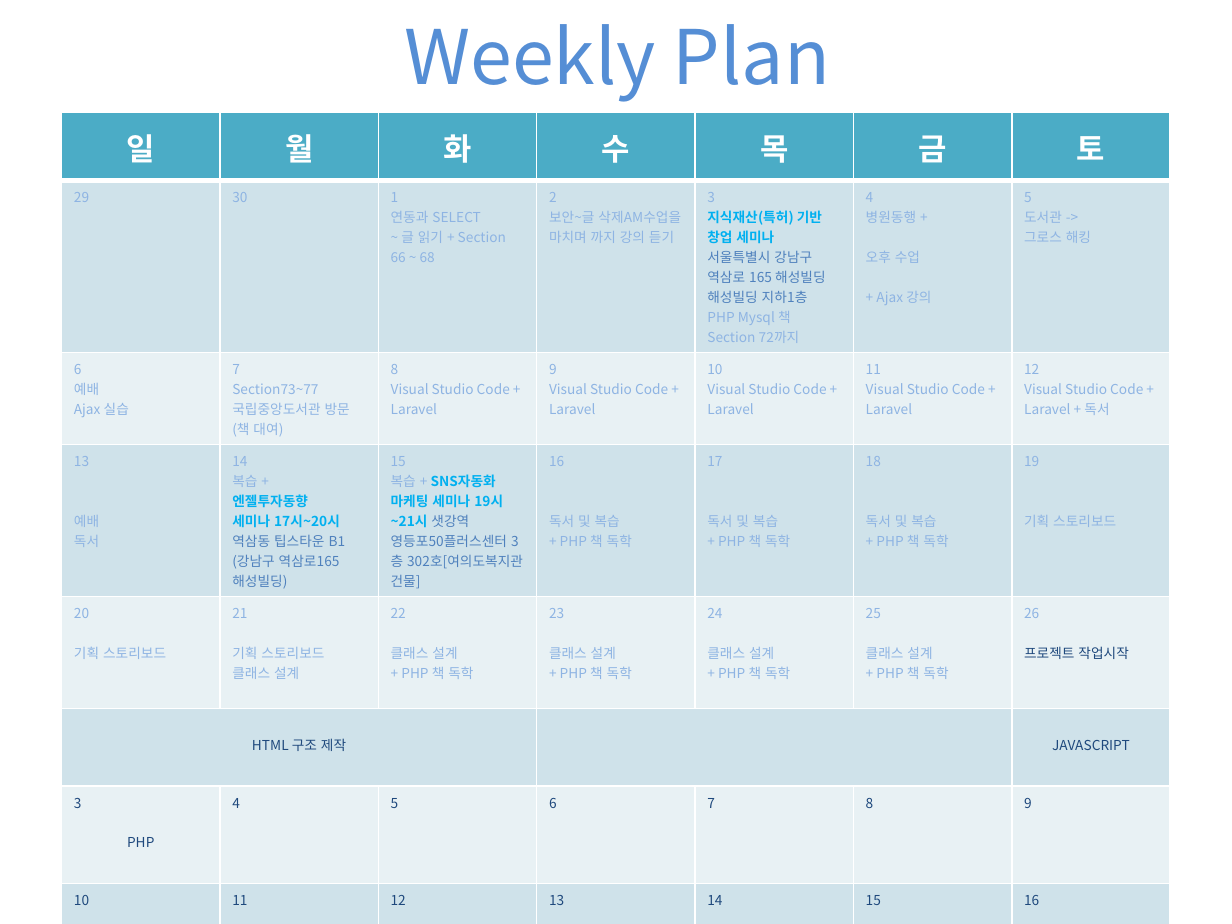
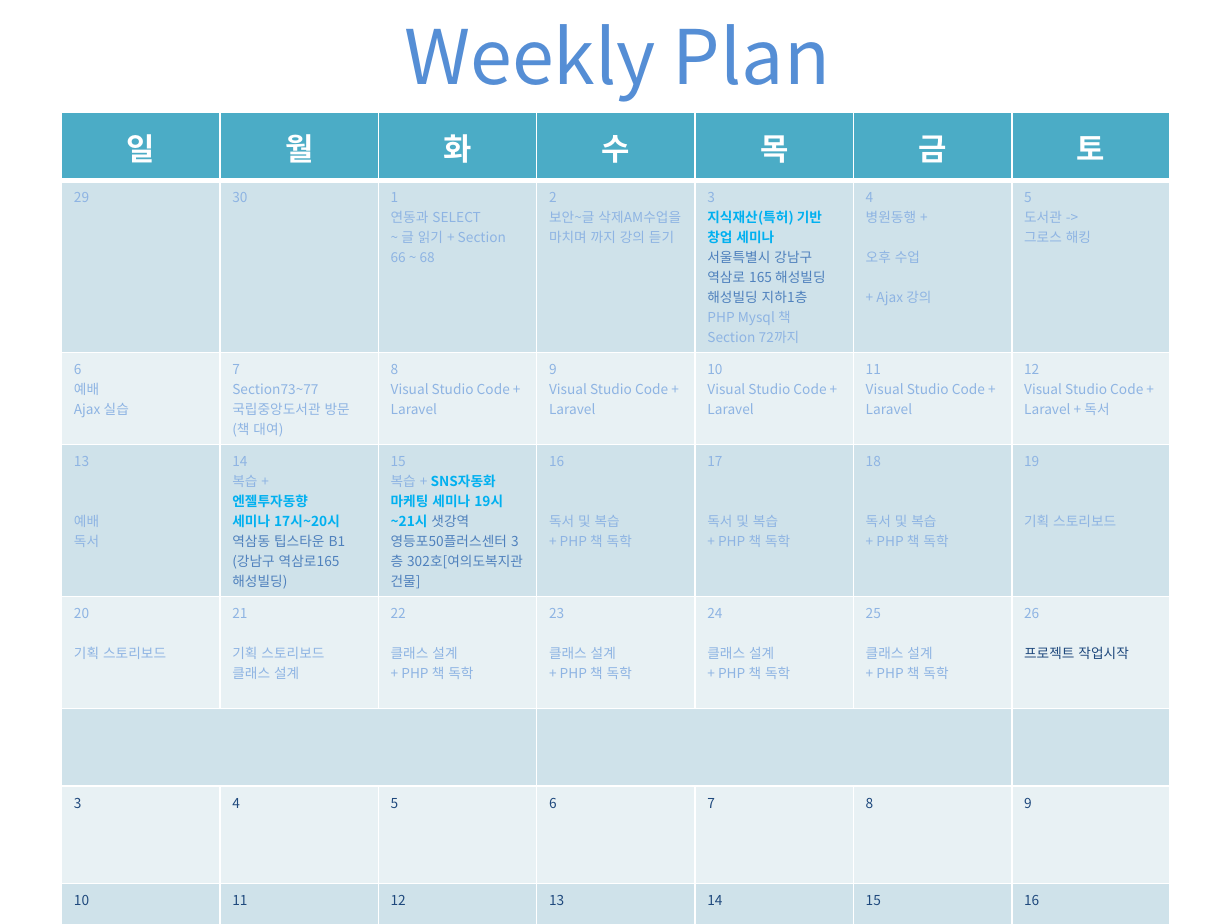
Before and after one commit to madforre/PHP-MySQL, a slide deck: slide 3 of Monthly Plan.pptx. Drawn at 1232x924 pixels with LibreOffice and Linux fonts; fonts in the diff are those of the drawing. Boxes give left, top, right and bottom in pixels: in the first picture for what was removed or moved away, otherwise in the second. Text is boxed around its words. In the diff, an @@ line names an element or a change of style, - is before the commit and + after.

```diff
--- a/Monthly Plan.pptx
+++ b/Monthly Plan.pptx
@@ table at (62, 113, 1174, 909) @@
-row 2, column 5: 3 / 지식재산(특허) 기반 창업 세미나 / 서울특별시 강남구 역삼로 165 해성빌딩 해성빌딩 지하1층 / PHP Mysql 책 Section 72까지
+row 2, column 5: 3 / 지식재산(특허) 기반 창업 세미나 / 서울특별시 강남구 역삼로 165 해성빌딩 해성빌딩 지하1층 / PHP Mysql 책 / Section 72까지
-row 6, column 1: HTML 구조 제작
+row 6, column 1: 
-row 6, column 7: JAVASCRIPT
+row 6, column 7: 
-row 7, column 1: 3 / PHP
+row 7, column 1: 3
```
Also in this commit, not shown: 1 other file.
